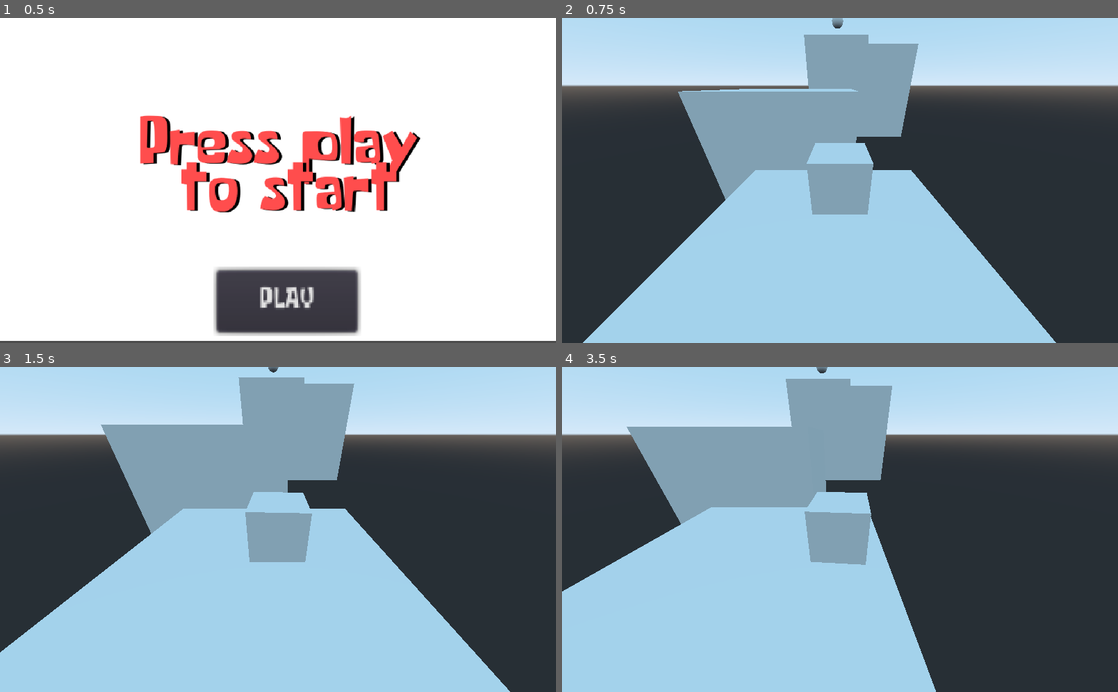
Above: before the commit, frames 1-4 (two rows, left to right).
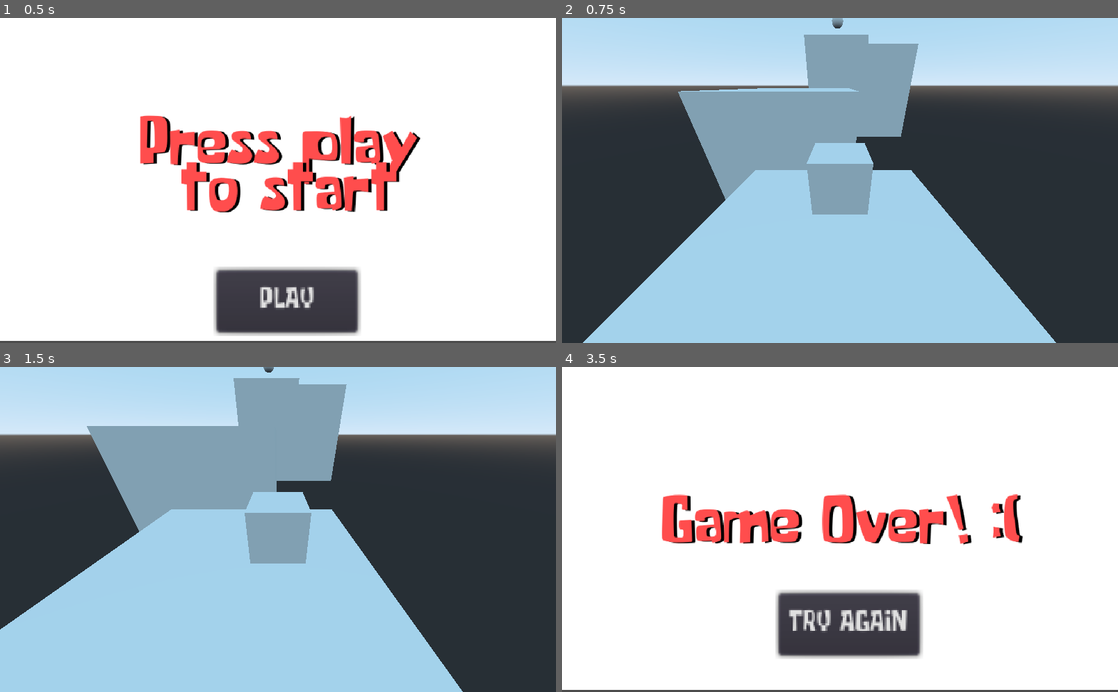
Above: after the commit, the same moments.

Repository: dwlcj/Project2
Game: Godot game, scene res://StartScreen.tscn
The game is run twice, just before and just after one commit, with the same random seed, the same clock (stepped at 60 frames per second) and the same inputs.
Inputs:
- Up to frame 1 (0.5 s): no input
- Up to frame 2 (0.75 s): click "PLAY" at 0.5 s
- Up to frame 3 (1.5 s): tap Enter at 1.25 s; hold Right (ui_right) from 1.28 s (still down)
- Up to frame 4 (3.5 s): release Right (ui_right) at 2.03 s; hold Down (ui_down) 2.03-2.78 s; hold Right (ui_right) from 2.78 s (still down)

Frame 1 is identical in both runs. In frame 2, less than 0.1% of the frame differs, in the area x 21-89%, y 21-100%; in frame 3, 6.2%; in frame 4, 100%, in the area x 0-100%, y 0-100%.

Commit message:
jk rigidbody hates sliding

Diff:
--- a/Camera.gd
+++ b/Camera.gd
@@ -10,4 +10,4 @@
 		get_tree().quit()
 
 func _process(delta):
-	translation = $"../RigidBody".translation + ofs
+	translation = $"../KinematicBody".translation + ofs
--- a/RigidBody.gd
+++ b/KinematicBody.gd
@@ -1,4 +1,4 @@
-extends RigidBody
+extends KinematicBody
 
 var gravity = -9.8
 var velocity = Vector3()
@@ -49,6 +49,4 @@
 	velocity.x = hv.x
 	velocity.z = hv.z
 
-	set_linear_velocity(velocity)
-
-	#velocity = move_and_slide(velocity, Vector3(0, 1, 0))
+	velocity = move_and_slide(velocity, Vector3(0, 1, 0))
--- a/NewPlayer.tscn
+++ b/NewPlayer.tscn
@@ -1,7 +1,7 @@
 [gd_scene load_steps=5 format=2]
 
 [ext_resource path="res://Camera.gd" type="Script" id=1]
-[ext_resource path="res://RigidBody.gd" type="Script" id=2]
+[ext_resource path="res://KinematicBody.gd" type="Script" id=2]
 
 [sub_resource type="CubeMesh" id=1]
 
@@ -14,12 +14,12 @@
 fov = 90.0
 script = ExtResource( 1 )
 
-[node name="RigidBody" type="RigidBody" parent="."]
+[node name="KinematicBody" type="KinematicBody" parent="."]
 script = ExtResource( 2 )
 
-[node name="MeshInstance" type="MeshInstance" parent="RigidBody"]
+[node name="MeshInstance" type="MeshInstance" parent="KinematicBody"]
 mesh = SubResource( 1 )
 material/0 = null
 
-[node name="CollisionShape" type="CollisionShape" parent="RigidBody"]
+[node name="CollisionShape" type="CollisionShape" parent="KinematicBody"]
 shape = SubResource( 2 )
